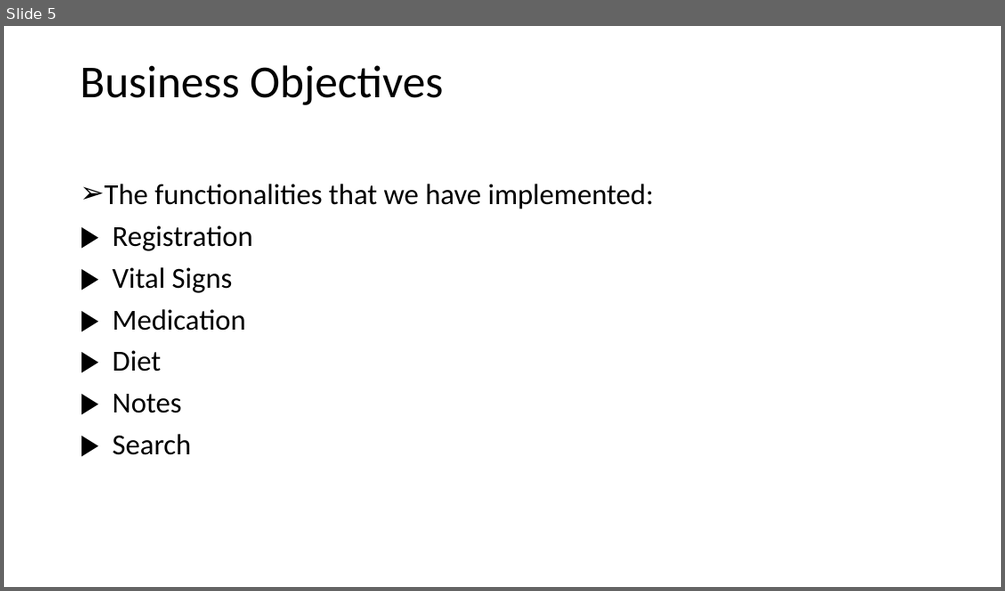
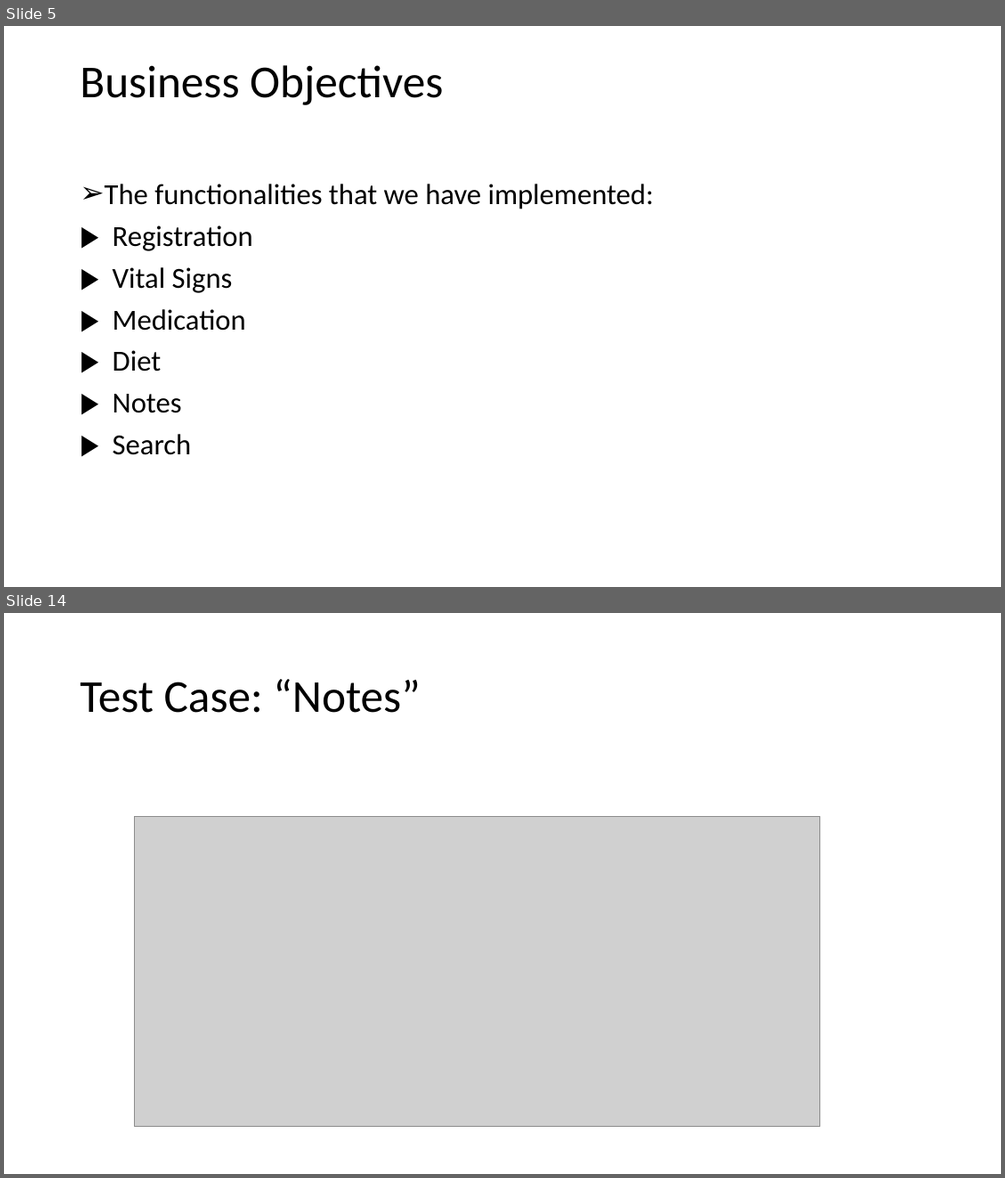
Before and after one commit to erroneouscopper/AndroidProject, a slide deck: team3_presentation.pptx. Shown one above the other, each under a label of ours: slide 5 before the commit, slides 5 and 14 after it; the slides between them are not shown. The pictures are 1005x591 and 1005x1178 pixels, drawn with LibreOffice and Linux fonts; fonts in the diff are those of the drawing; grey boxes stand for pictures. Boxes give left, top, right and bottom in pixels: in the first picture for what was removed or moved away, otherwise in the second. Text is boxed around its words. In the diff, an @@ line names an element or a change of style, - is before the commit and + after.

```diff
--- a/team3_presentation.pptx
+++ b/team3_presentation.pptx
@@ slide 14 added at <box>4,613,1001,1174</box>, background #FFFFFF @@
@@ title added at <box>80,679,420,713</box>, 44 pt, text #000000 @@
+Test Case: “Notes”
@@ picture added at <box>135,817,820,1127</box> @@
```
Also in this commit, not shown: 4 slides changed, 9 other slides added, 1 slide removed.
